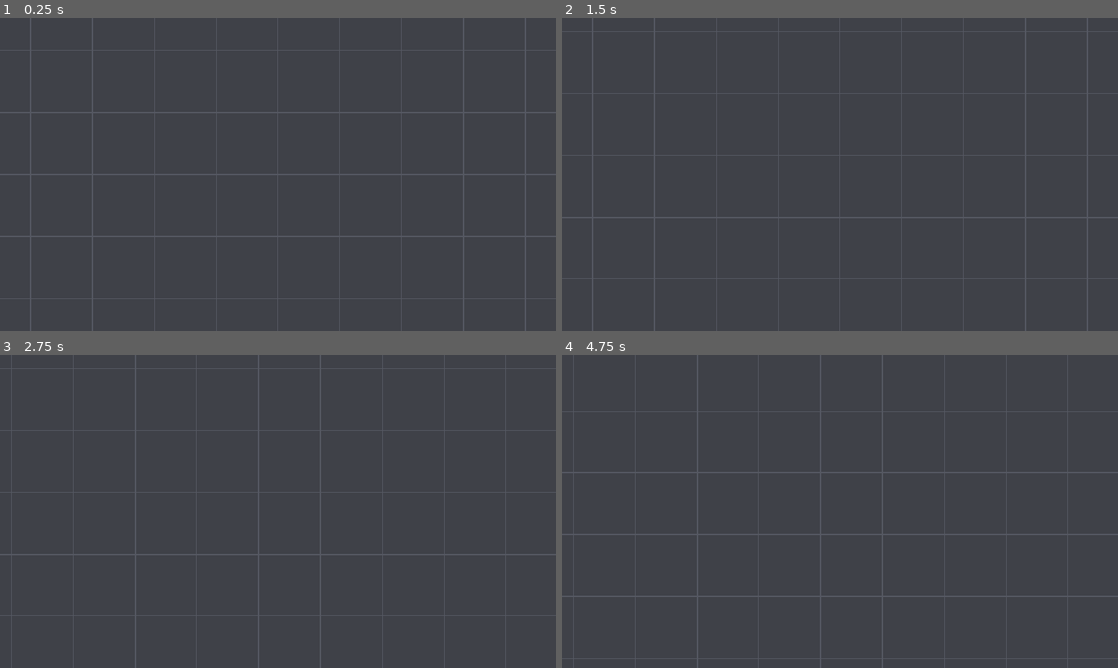
Above: before the commit, frames 1-4 (two rows, left to right).
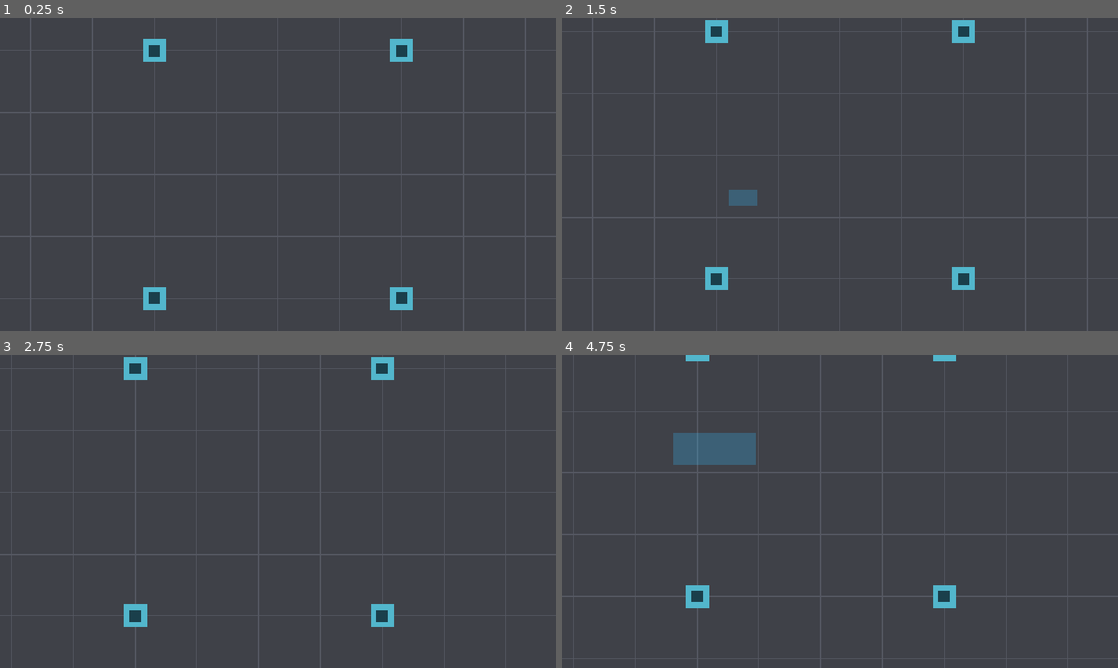
Above: after the commit, the same moments.

Repository: alosdiallo/sci_fi_rts
Game: Godot game, scene res://scenes/main/milestone_1.tscn
Same seed, same stepped clock (60 frames per second), same inputs: the game is played once before the commit and once after it.
Inputs (mouse positions are in pixels of both pictures, inside the frame that each line leads up to):
- Up to frame 1 (0.25 s): no input
- Up to frame 2 (1.5 s): tap Enter at 0.5 s; move the mouse to (962, 158) at 0.52 s; tap S (camera_down) at 0.6 s; click (962, 158) at 0.67 s; tap Space at 1.25 s; drag from (728, 190) to (812, 237) at 1.27 s
- Up to frame 3 (2.75 s): move the mouse to (333, 442) at 2.02 s; tap D (camera_right) at 2.1 s; click (333, 442) at 2.17 s
- Up to frame 4 (4.75 s): tap Enter at 2.75 s; drag from (812, 574) to (673, 464) at 2.77 s; move the mouse to (1006, 558) at 3.52 s; tap S (camera_down) at 3.6 s; click (1006, 558) at 3.67 s; tap Space at 4.25 s; drag from (673, 464) to (756, 433) at 4.27 s

The runs differ from the first frame. In frame 1, 1.2% of the frame differs, in the area x 25-75%, y 6-94%; in frame 2, 1.5%; in frame 3, 1.2%; in frame 4, 2.3%, in the area x 20-71%, y 0-81%.

Commit message:
Implement unit selection prototype

Diff:
--- a/scenes/main/milestone_1.tscn
+++ b/scenes/main/milestone_1.tscn
@@ -1,7 +1,9 @@
-[gd_scene load_steps=3 format=3]
+[gd_scene load_steps=5 format=3]
 
 [ext_resource type="PackedScene" path="res://scenes/maps/test_map.tscn" id="1_test_map"]
 [ext_resource type="Script" path="res://scripts/camera/camera_controller.gd" id="2_camera"]
+[ext_resource type="PackedScene" path="res://scenes/units/test_unit.tscn" id="3_test_unit"]
+[ext_resource type="Script" path="res://scripts/selection/selection_controller.gd" id="4_selection"]
 
 [node name="Milestone1" type="Node2D"]
 
@@ -12,3 +14,26 @@
 position_smoothing_enabled = false
 script = ExtResource("2_camera")
 test_map = NodePath("../TestMap")
+
+[node name="Units" type="Node2D" parent="."]
+
+[node name="TestUnit1" parent="Units" instance=ExtResource("3_test_unit")]
+position = Vector2(768, 768)
+
+[node name="TestUnit2" parent="Units" instance=ExtResource("3_test_unit")]
+position = Vector2(1280, 768)
+
+[node name="TestUnit3" parent="Units" instance=ExtResource("3_test_unit")]
+position = Vector2(768, 1280)
+
+[node name="TestUnit4" parent="Units" instance=ExtResource("3_test_unit")]
+position = Vector2(1280, 1280)
+
+[node name="SelectionInterface" type="CanvasLayer" parent="." node_paths=PackedStringArray("selection_rectangle")]
+script = ExtResource("4_selection")
+selection_rectangle = NodePath("SelectionRectangle")
+
+[node name="SelectionRectangle" type="ColorRect" parent="SelectionInterface"]
+visible = false
+mouse_filter = 2
+color = Color(0.2, 0.75, 1, 0.25)
--- /dev/null
+++ b/scenes/units/test_unit.tscn
@@ -0,0 +1,26 @@
+[gd_scene load_steps=3 format=3]
+
+[ext_resource type="Script" path="res://scripts/units/test_unit.gd" id="1_test_unit"]
+
+[sub_resource type="RectangleShape2D" id="RectangleShape2D_test_unit"]
+size = Vector2(48, 48)
+
+[node name="TestUnit" type="CharacterBody2D" groups=["selectable_units"]]
+script = ExtResource("1_test_unit")
+
+[node name="Body" type="Polygon2D" parent="."]
+polygon = PackedVector2Array(-24, -24, 24, -24, 24, 24, -24, 24)
+color = Color(0.321569, 0.717647, 0.8, 1)
+
+[node name="BodyInset" type="Polygon2D" parent="."]
+polygon = PackedVector2Array(-12, -12, 12, -12, 12, 12, -12, 12)
+color = Color(0.105882, 0.247059, 0.298039, 1)
+
+[node name="SelectionIndicator" type="Line2D" parent="."]
+visible = false
+points = PackedVector2Array(-32, -32, 32, -32, 32, 32, -32, 32, -32, -32)
+width = 4.0
+default_color = Color(1, 0.878431, 0.2, 1)
+
+[node name="CollisionShape2D" type="CollisionShape2D" parent="."]
+shape = SubResource("RectangleShape2D_test_unit")
--- /dev/null
+++ b/scripts/selection/selection_controller.gd
@@ -0,0 +1,115 @@
+class_name SelectionController
+extends CanvasLayer
+
+const DRAG_THRESHOLD := 8.0
+
+@export var selection_rectangle: ColorRect
+
+var _press_position := Vector2.ZERO
+var _is_pointer_down := false
+var _is_dragging := false
+
+
+func _ready() -> void:
+	_reset_selection_rectangle()
+
+
+func _unhandled_input(event: InputEvent) -> void:
+	if event is InputEventMouseButton:
+		_handle_mouse_button(event)
+	elif event is InputEventMouseMotion and _is_pointer_down:
+		_handle_mouse_motion(event)
+
+
+func _handle_mouse_button(event: InputEventMouseButton) -> void:
+	if event.button_index != MOUSE_BUTTON_LEFT:
+		return
+
+	if event.pressed:
+		_press_position = event.position
+		_is_pointer_down = true
+		_is_dragging = false
+		_reset_selection_rectangle()
+	elif _is_pointer_down:
+		if _press_position.distance_to(event.position) >= DRAG_THRESHOLD:
+			_is_dragging = true
+		if _is_dragging:
+			_select_units_in_screen_rect(_normalized_screen_rect(_press_position, event.position))
+		else:
+			_select_unit_at_screen_position(event.position)
+		_is_pointer_down = false
+		_is_dragging = false
+		_reset_selection_rectangle()
+
+
+func _handle_mouse_motion(event: InputEventMouseMotion) -> void:
+	if not _is_dragging and _press_position.distance_to(event.position) >= DRAG_THRESHOLD:
+		_is_dragging = true
+
+	if _is_dragging:
+		var drag_rect := _normalized_screen_rect(_press_position, event.position)
+		selection_rectangle.position = drag_rect.position
+		selection_rectangle.size = drag_rect.size
+		selection_rectangle.visible = true
+
+
+func _select_unit_at_screen_position(screen_position: Vector2) -> void:
+	var world_position := _screen_to_world(screen_position)
+	var query := PhysicsPointQueryParameters2D.new()
+	query.position = world_position
+	query.collide_with_areas = false
+	query.collide_with_bodies = true
+
+	var clicked_units: Array[TestUnit] = []
+	var results := get_viewport().world_2d.direct_space_state.intersect_point(query)
+	for result: Dictionary in results:
+		var clicked_unit := result.get("collider") as TestUnit
+		if clicked_unit != null:
+			clicked_units.append(clicked_unit)
+			break
+
+	_apply_selection(clicked_units)
+
+
+func _select_units_in_screen_rect(screen_rect: Rect2) -> void:
+	var world_start := _screen_to_world(screen_rect.position)
+	var world_end := _screen_to_world(screen_rect.end)
+	var world_rect := _normalized_world_rect(world_start, world_end)
+	var selected_units: Array[TestUnit] = []
+
+	for unit in _get_selectable_units():
+		if world_rect.has_point(unit.global_position):
+			selected_units.append(unit)
+
+	_apply_selection(selected_units)
+
+
+func _apply_selection(selected_units: Array[TestUnit]) -> void:
+	for unit in _get_selectable_units():
+		unit.set_selected(selected_units.has(unit))
+
+
+func _get_selectable_units() -> Array[TestUnit]:
+	var selectable_units: Array[TestUnit] = []
+	for node: Node in get_tree().get_nodes_in_group(&"selectable_units"):
+		if node is TestUnit:
+			selectable_units.append(node)
+	return selectable_units
+
+
+func _screen_to_world(screen_position: Vector2) -> Vector2:
+	return get_viewport().get_canvas_transform().affine_inverse() * screen_position
+
+
+func _normalized_screen_rect(start: Vector2, finish: Vector2) -> Rect2:
+	return Rect2(start.min(finish), (finish - start).abs())
+
+
+func _normalized_world_rect(start: Vector2, finish: Vector2) -> Rect2:
+	return Rect2(start.min(finish), (finish - start).abs())
+
+
+func _reset_selection_rectangle() -> void:
+	selection_rectangle.position = Vector2.ZERO
+	selection_rectangle.size = Vector2.ZERO
+	selection_rectangle.visible = false
--- /dev/null
+++ b/scripts/units/test_unit.gd
@@ -0,0 +1,12 @@
+class_name TestUnit
+extends CharacterBody2D
+
+@onready var selection_indicator: Line2D = $SelectionIndicator
+
+
+func _ready() -> void:
+	selection_indicator.visible = false
+
+
+func set_selected(is_selected: bool) -> void:
+	selection_indicator.visible = is_selected
Not shown, added: scripts/selection/selection_controller.gd.uid
Not shown, added: scripts/units/test_unit.gd.uid
Not shown, changed: CHANGELOG.md
Not shown, changed: HANDOFF.md
